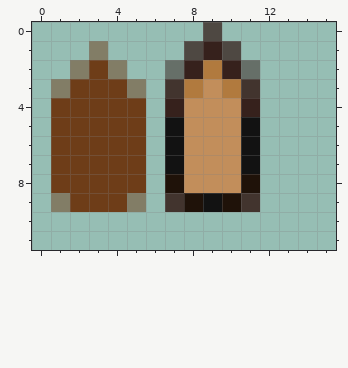
Two versions of one pixel-art sprite, assets/tiny_boat.png. The picture above is the old version.
The file is 16x12 pixels.
The result:
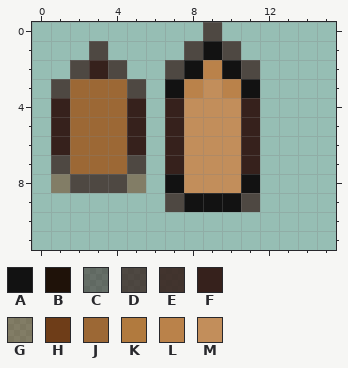
Palette (. is transparent): A #121212  B #1f1209  C #36211c80  D #36211cc0  E #36211ce0  F #36211c  G #6e3d1880  H #6e3d18  J #9c6835  K #b17a3e  L #ba824a  M #c28e5b
Change:
Changed rows in their new state; - is an unchanged pixel.
first column x 1:
 1 --D-----A--
 2 -DFD--DALAD
 3 DJJJD-AL-LA
 4 FJJJF------
 5 FJJJF-F---F
 6 FJJJF-F---F
 7 DJJJD-F---F
 8 GDDDG-A---A
 9 .....-DA-AD
Changed places in both pictures, as pixel boxes (x1, y1, x2, y2):
changed: (51, 41, 260, 212)
